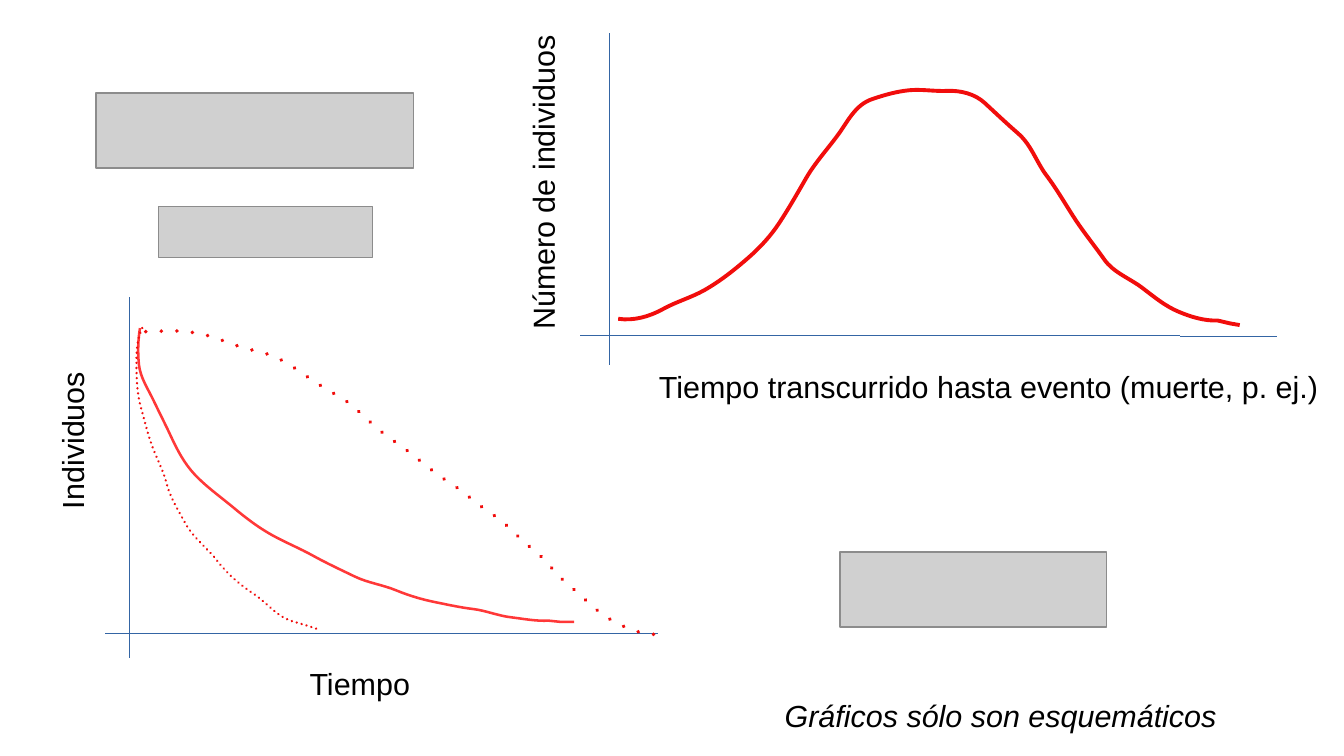
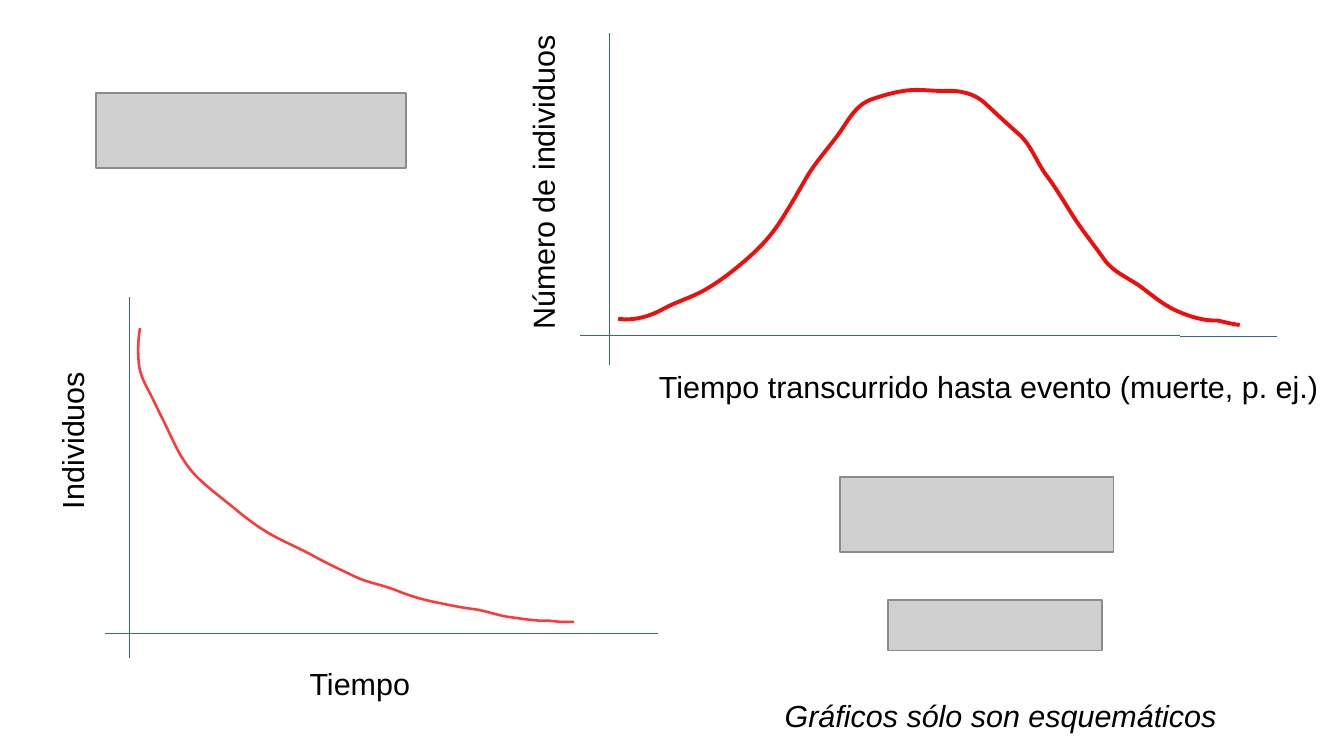
Before and after one commit to gerardommc/Ecologia-Teorica-II, a slide deck: slide 16 of Nicho/Caso-demografico.odp. Drawn at 1344x756 pixels with LibreOffice and Linux fonts; fonts in the diff are those of the drawing; grey boxes stand for pictures; background and template pictures are left out. Boxes give left, top, right and bottom in pixels: in the first picture for what was removed or moved away, otherwise in the second. Text is boxed around its words. In the diff, an @@ line names an element or a change of style, - is before the commit and + after.

```diff
--- a/Nicho/Caso-demografico.odp
+++ b/Nicho/Caso-demografico.odp
@@ picture: place and size @@
-picture at [96,93,415,168]
+picture at [96,93,406,168]
@@ freeform shape removed at [137,328,317,629] @@
@@ freeform shape removed at [146,331,657,634] @@
@@ picture: place and size @@
-picture at [159,206,373,257]
+picture at [840,477,1115,552]
@@ picture: place and size @@
-picture at [840,552,1106,628]
+picture at [888,600,1103,651]
```
Also in this commit, not shown: 1 other slide changed, 2 slides added, 1 slide removed.
